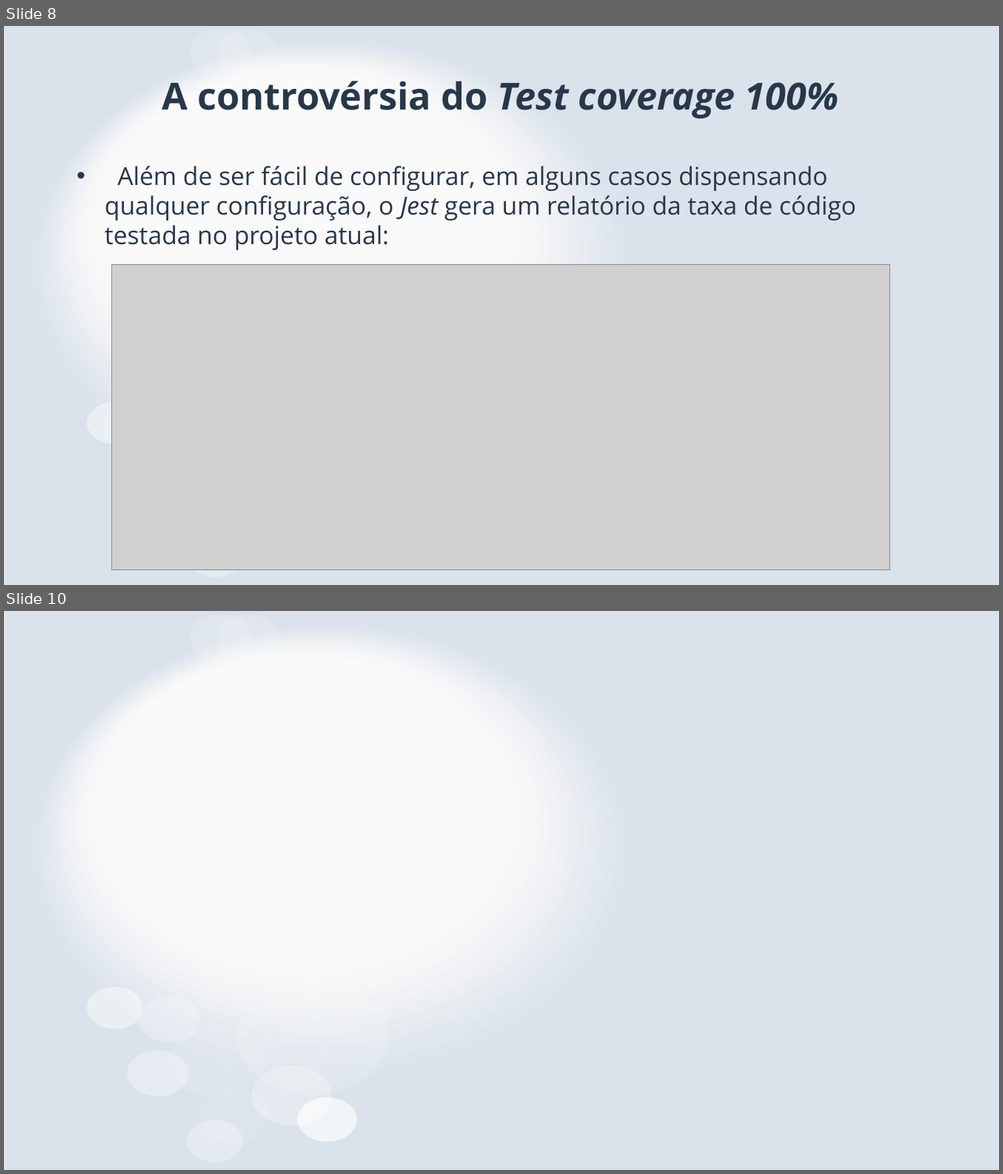
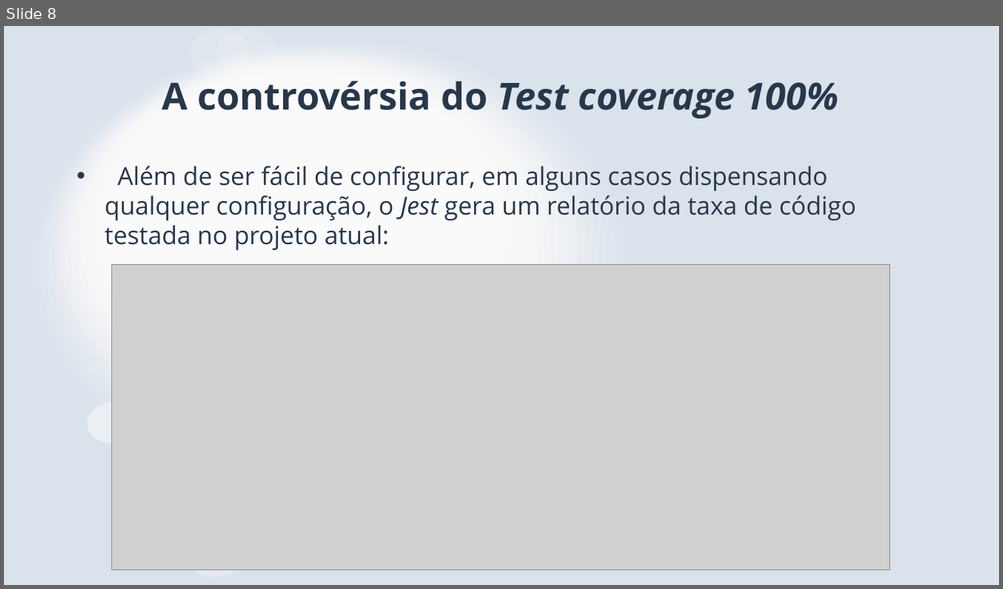
Before and after one commit to mateusmdr/jest-presentation, a slide deck: doc/presentation.pptx. Shown one above the other, each under a label of ours: slides 8 and 10 before the commit, slide 8 after it; the slides between them are not shown. The pictures are 1003x1174 and 1003x589 pixels, drawn with LibreOffice and Linux fonts; fonts in the diff are those of the drawing; grey boxes stand for pictures. Boxes give left, top, right and bottom in pixels: in the first picture for what was removed or moved away, otherwise in the second. Text is boxed around its words. In the diff, an @@ line names an element or a change of style, - is before the commit and + after.

```diff
--- a/doc/presentation.pptx
+++ b/doc/presentation.pptx
@@ slide 10 removed at (4, 611, 999, 1170), background #FFFFFF; not listed: 22 template elements that a slide beside it also shows @@
@@ freeform shape removed at (193, 968, 258, 1016) @@
@@ freeform shape removed at (237, 980, 389, 1094) @@
@@ freeform shape removed at (252, 975, 319, 1027) @@
@@ freeform shape removed at (138, 997, 200, 1043) @@
@@ freeform shape removed at (169, 1026, 265, 1098) @@
@@ freeform shape removed at (127, 1051, 188, 1096) @@
@@ freeform shape removed at (252, 1066, 332, 1126) @@
@@ freeform shape removed at (197, 1088, 270, 1143) @@
@@ freeform shape removed at (297, 1097, 356, 1142) @@
```
Also in this commit, not shown: 3 slides changed, 7 slides added, 4 other files.
